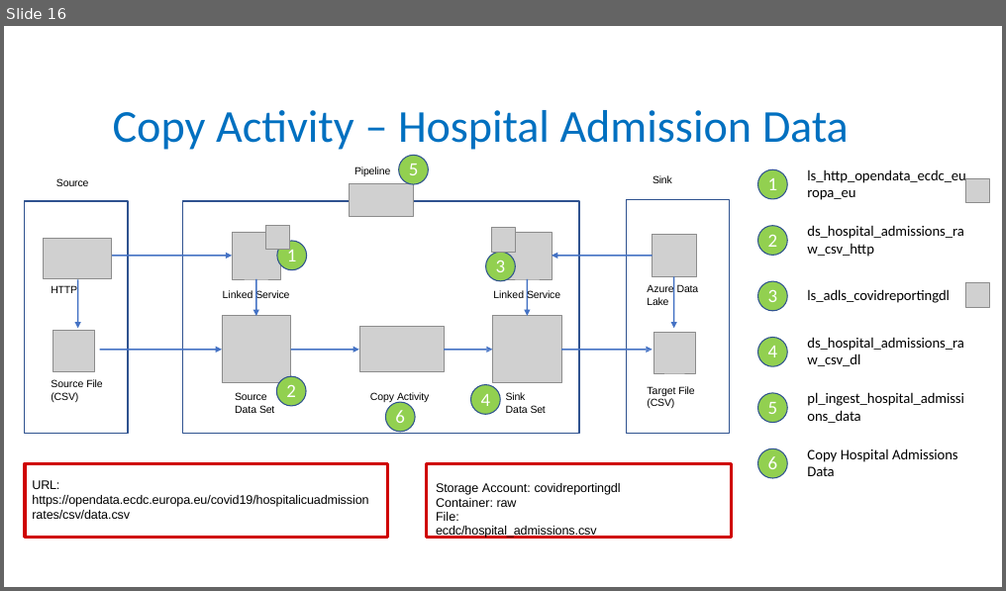
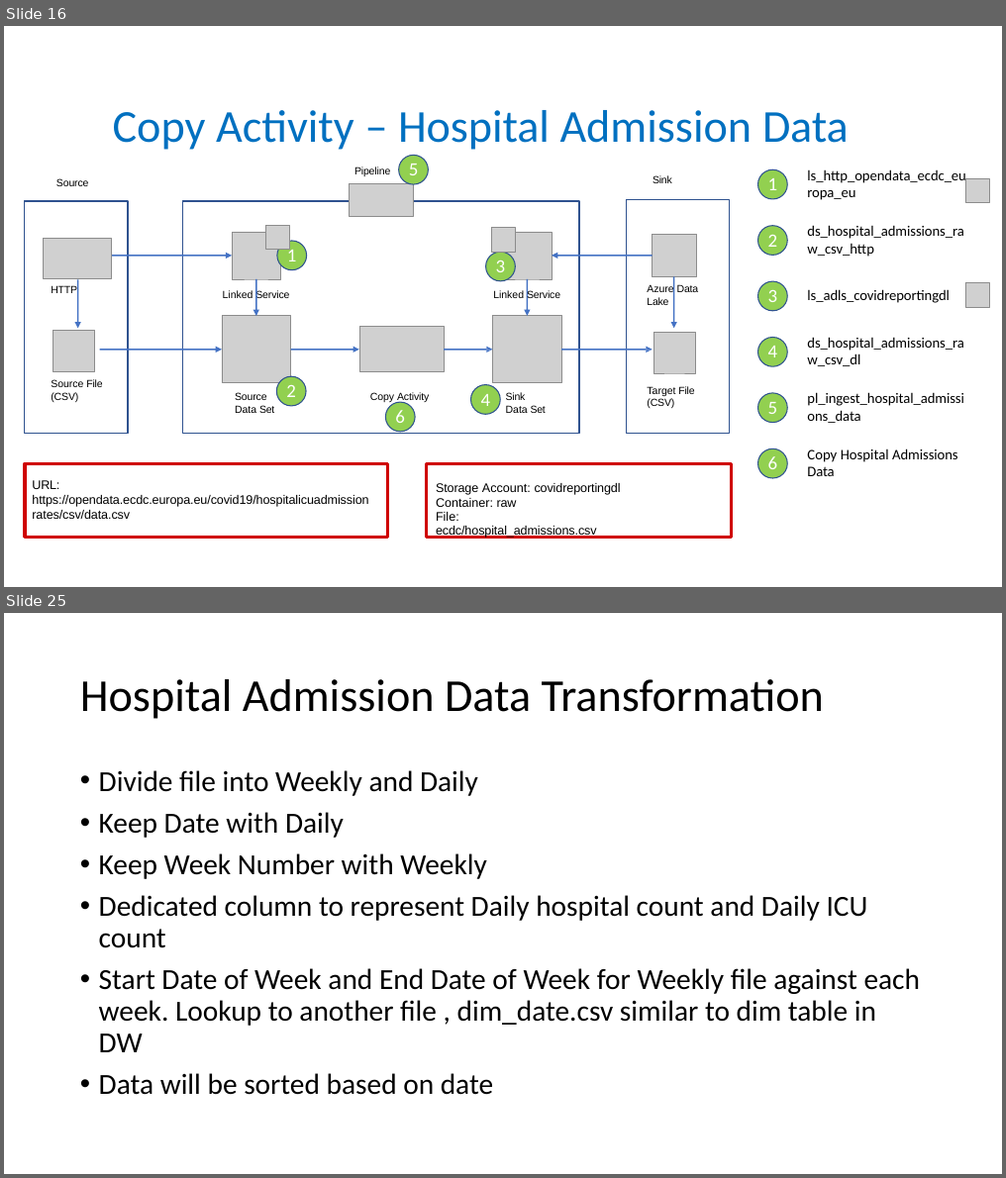
Before and after one commit to soumyadeep2207/ADF, a slide deck: Project PPT/ADF Project - Copy.pptx. Shown one above the other, each under a label of ours: slide 16 before the commit, slides 16 and 25 after it; the slides between them are not shown. The pictures are 1006x591 and 1006x1178 pixels, drawn with LibreOffice and Linux fonts; fonts in the diff are those of the drawing; grey boxes stand for pictures. Boxes give left, top, right and bottom in pixels: in the first picture for what was removed or moved away, otherwise in the second. Text is boxed around its words. In the diff, an @@ line names an element or a change of style, - is before the commit and + after.

Commit message:
Updated with Dataflow Transformation Requirements slides

```diff
--- a/Project PPT/ADF Project - Copy.pptx
+++ b/Project PPT/ADF Project - Copy.pptx
@@ slide 25 added at box(4, 613, 1002, 1174), background #FFFFFF @@
@@ title added at box(80, 679, 824, 719), 44 pt, text #000000 @@
+Hospital Admission Data Transformation
@@ text added at box(99, 770, 921, 1095), 28 pt, text #000000 @@
+• Divide file into Weekly and Daily
+• Keep Date with Daily
+• Keep Week Number with Weekly
+• Dedicated column to represent Daily hospital count and Daily ICU count
+• Start Date of Week and End Date of Week for Weekly file against each week. Lookup to another file , dim_date.csv similar to dim table in DW
+• Data will be sorted based on date
```
Also in this commit, not shown: 9 other slides added.
